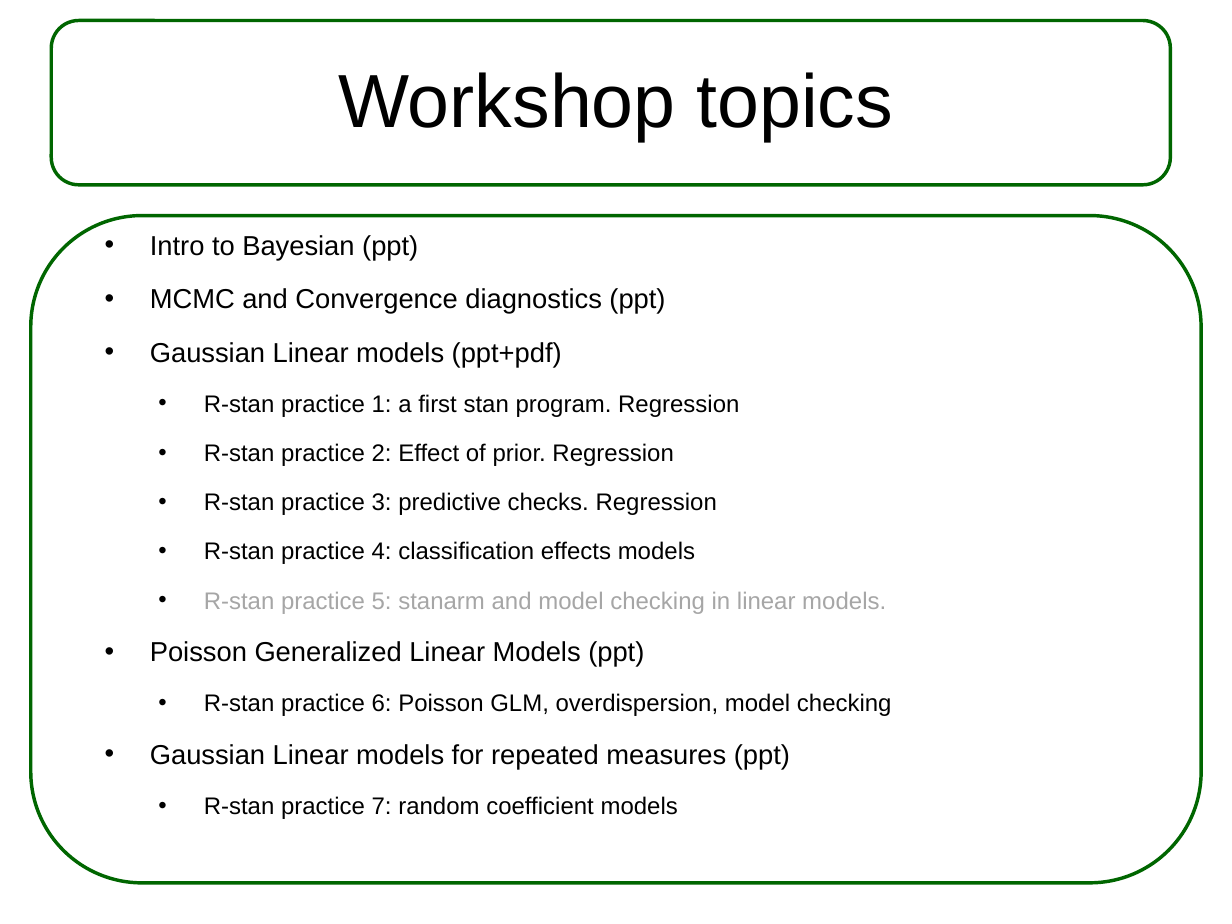
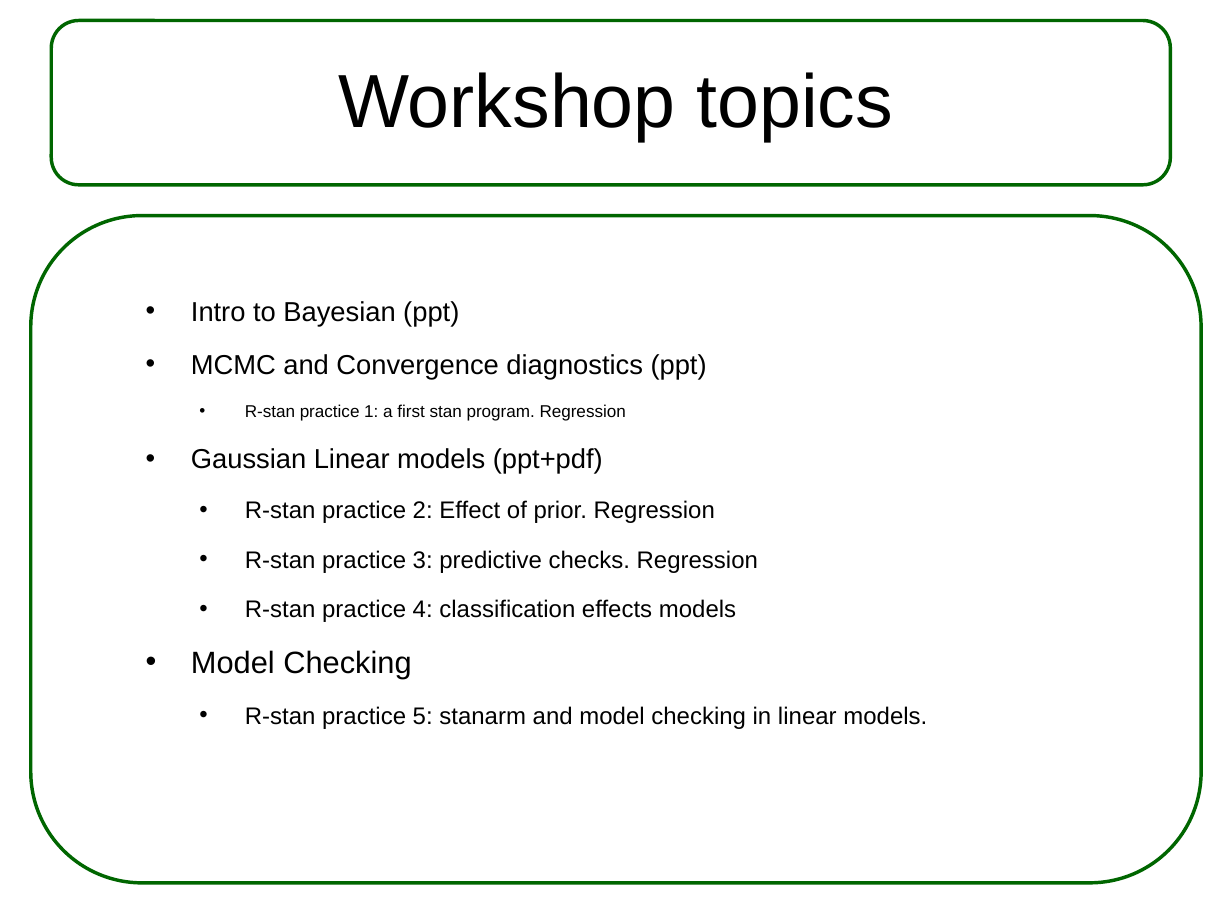
Before and after one commit to steibelj/CSTAT, a slide deck: slide 3 of 0 Workshop.pptx. Drawn at 1232x924 pixels with LibreOffice and Linux fonts; fonts in the diff are those of the drawing. Boxes give left, top, right and bottom in pixels: in the first picture for what was removed or moved away, otherwise in the second. Text is boxed around its words. In the diff, an @@ line names an element or a change of style, - is before the commit and + after.

```diff
--- a/0 Workshop.pptx
+++ b/0 Workshop.pptx
@@ text "Intro to Bayesian (ppt)": place and size @@
-text "Intro to Bayesian (ppt)" at (150,235,892,770)
+text "Intro to Bayesian (ppt)" at (191,301,927,729)
@@ text at (204,394,739,417): paragraph removed @@
-  • R-stan practice 1: a first stan program. Regression
@@ text at (245,404,626,421): paragraph added @@
+  • R-stan practice 1: a first stan program. Regression
@@ text at (150,641,892,770): paragraphs removed @@
-• Poisson Generalized Linear Models (ppt)
-  • R-stan practice 6: Poisson GLM, overdispersion, model checking
-• Gaussian Linear models for repeated measures (ppt)
-  • R-stan practice 7: random coefficient models
@@ text at (191,650,411,679): paragraph added @@
+• Model Checking
@@ text at (245,706,927,729): text colour #A6A6A6 to #000000 in "R-stan practice 5: stanarm and model checking ..." @@
```
Also in this commit, not shown: 1 other slide changed, 1 other file.
